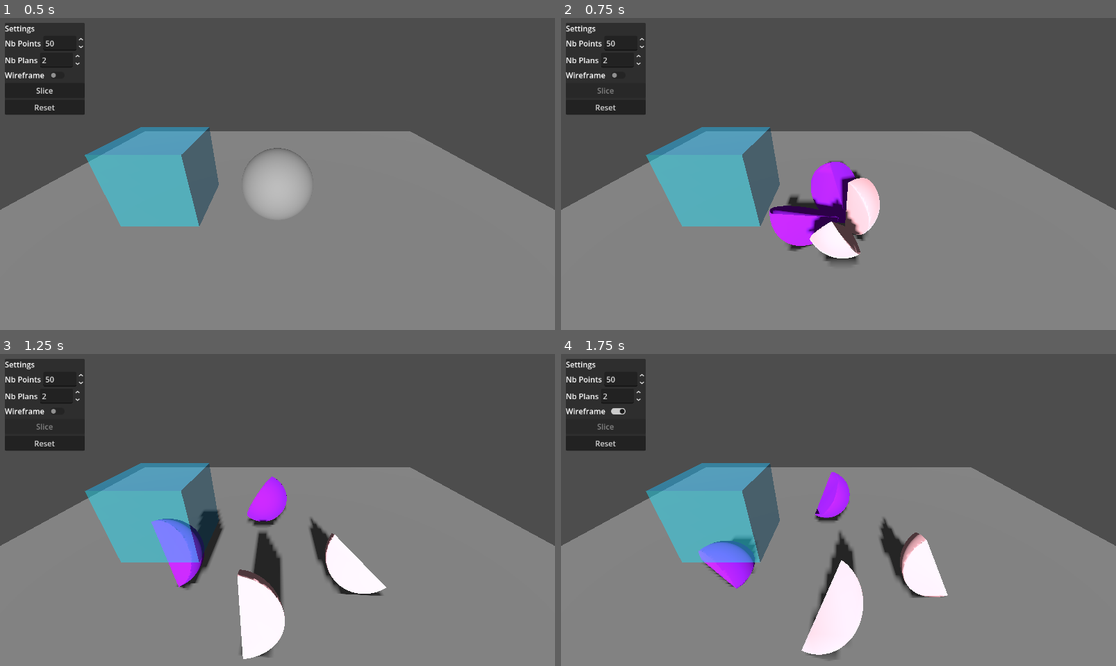
Above: before the commit, frames 1-4 (two rows, left to right).
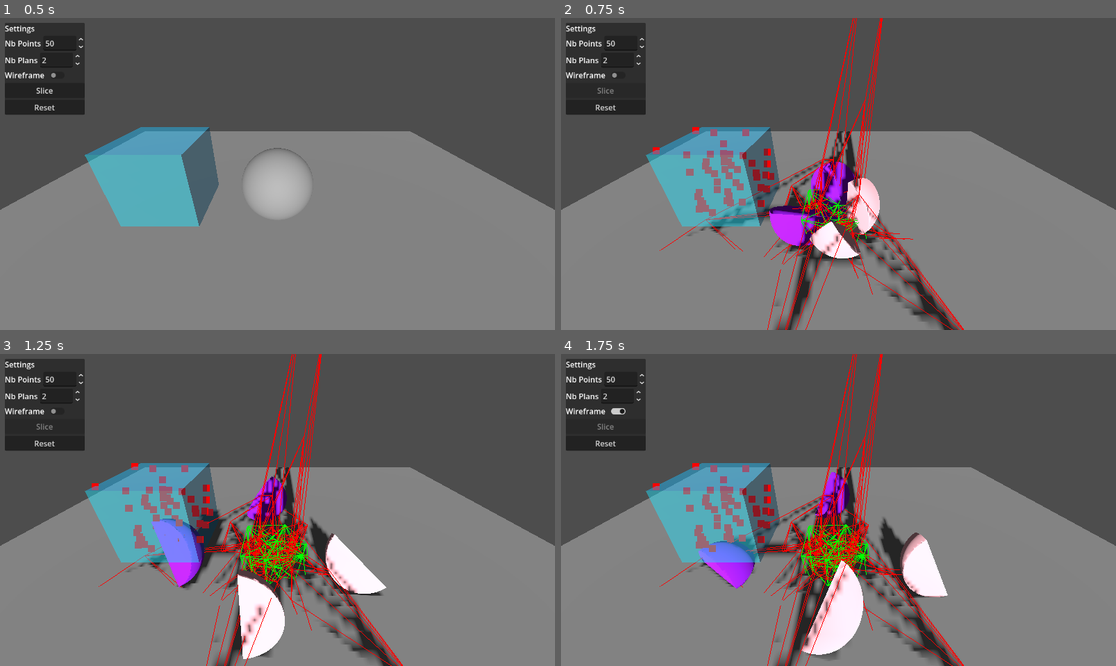
Above: after the commit, the same moments.

Repository: Rashnain/TER-2026
Game: Godot game, scene res://scenes/test.tscn
Two runs of this game, one before a commit and one after it. Both use one fixed random seed, a clock stepped at 60 frames per second and the inputs below.
Inputs (mouse positions are in pixels of both pictures, inside the frame that each line leads up to):
- Up to frame 1 (0.5 s): no input
- Up to frame 2 (0.75 s): click "Slice" at 0.5 s
- Up to frame 3 (1.25 s): no input
- Up to frame 4 (1.75 s): click (616, 410) at 1.25 s

Frame 1 is identical in both runs. In frame 2, 6.9% of the frame differs, in the area x 16-73%, y 0-100%; in frame 3, 7.6%; in frame 4, 8.4%.

Commit message:
Add fracture algorithm for voronoi diagram

Diff:
--- a/projet/ter/scripts/slicer.gd
+++ b/projet/ter/scripts/slicer.gd
@@ -13,7 +13,7 @@
 @onready var depth_spin: SpinBox = %DepthSpinBox
 
 var original_mesh_instance: MeshInstance3D
-var bowyer_watson: BowyerWatson3D
+var voronoi_fracture: VoronoiFracture
 var tetrahedralization_debug_mesh: Node3D
 var voronoi_diagram_debug_mesh: Node3D
 
@@ -192,11 +192,11 @@
 		points_node.add_child(new_point)
 
 func show_tetrahedralization(points: PackedVector3Array):
-	bowyer_watson.bowyer_watson(points)
-	bowyer_watson.compute_voronoi_diagram()
-	tetrahedralization_debug_mesh = bowyer_watson.create_debug_mesh()
+	voronoi_fracture.bowyer_watson(points)
+	voronoi_fracture.compute_voronoi_diagram()
+	tetrahedralization_debug_mesh = voronoi_fracture.create_debug_mesh()
 	add_child(tetrahedralization_debug_mesh)
-	voronoi_diagram_debug_mesh = bowyer_watson.create_debug_voronoi_mesh()
+	voronoi_diagram_debug_mesh = voronoi_fracture.create_debug_voronoi_mesh()
 	add_child(voronoi_diagram_debug_mesh)
 
 # pick two points and return a plane
@@ -209,8 +209,8 @@
 	return Plane.PLANE_XZ
 
 func _ready():
-	#bowyer_watson = BowyerWatson3D.new()
-	#add_child(bowyer_watson)
+	voronoi_fracture = VoronoiFracture.new()
+	add_child(voronoi_fracture)
 	original_mesh_instance = mesh_to_cut.get_node("MeshInstance3D")
 	var polygon := [Vector2(0.6, 1), Vector2(0.2, 1), Vector2(0.4, 0.6), Vector2(0.0, 0.6), Vector2(0.6, 0.2), Vector2(0.2, 0.2)]
 	var clip_polygon := [Vector2(0.4, 0.4), Vector2(0.4, 0.0), Vector2(0.8, 0.2)]
@@ -229,8 +229,8 @@
 	aabb_node.mesh.size = aabb.size
 	var voronoi_points: PackedVector3Array = []
 	sample_aabb(voronoi_points, nb_points)
-	#show_points(voronoi_points)
-	#show_tetrahedralization(voronoi_points)
+	show_points(voronoi_points)
+	show_tetrahedralization(voronoi_points)
 	slice_object(original_mesh_instance, voronoi_points, depth)
 	slice_button.disabled = true
 
--- a/projet/ter/scripts/bowyer_watson.gd
+++ b/projet/ter/scripts/voronoi_fracture.gd
@@ -1,6 +1,6 @@
 extends Node3D
 
-class_name BowyerWatson3D
+class_name VoronoiFracture
 
 class Edge:
 	var a: int
@@ -67,6 +67,7 @@
 
 		circumradius = (circumcenter - v0).length()
 
+const EPSILON := 1e-6
 
 var points: PackedVector3Array = []
 var tetrahedralization: Array[Tetrahedron] = []
@@ -282,6 +283,118 @@
 		voronoi_cells[a].append(voronoi_faces[key])
 		voronoi_cells[b].append(voronoi_faces[key])
 
+#========================= VORONOI FRACTURE ==============================
+
+static func _extract_triangles(mesh: ArrayMesh) -> Array[PackedVector3Array]:
+	var result: Array[PackedVector3Array] = []
+	for surface in mesh.get_surface_count():
+		if mesh.surface_get_primitive_type(surface) != Mesh.PRIMITIVE_TRIANGLES:
+			continue
+		var arrays := mesh.surface_get_arrays(surface)
+		var vertices: PackedVector3Array = arrays[Mesh.ARRAY_VERTEX]
+		var triangle_indices = arrays[Mesh.ARRAY_INDEX]
+
+		if triangle_indices == null or triangle_indices.is_empty():
+			#Case when triangles are unindexed
+			var i: int = 0
+			while i + 2 < vertices.size():
+				var triangle := PackedVector3Array([vertices[i], vertices[i+1], vertices[i+2]])
+				result.append(triangle)
+				i += 3
+		else:
+			var j: int = 0
+			while j + 2 < triangle_indices.size():
+				var triangle := PackedVector3Array([
+					vertices[triangle_indices[j]],
+					vertices[triangle_indices[j+1]],
+					vertices[triangle_indices[j+2]]
+				])
+				result.append(triangle)
+				j += 3
+	return result
+
+static func _build_cutting_plane(triangle: PackedVector3Array) -> Dictionary:
+	var v0: Vector3 = triangle[0]
+	var v1: Vector3 = triangle[1]
+	var v2: Vector3 = triangle[2]
+	var n: Vector3 = (v1 - v0).cross(v2 - v0)
+	n = n.normalized()
+	return {"point": v0, "normal": n}
+
+static func _aabb_of_voronoi_cell(cell_faces: Array) -> AABB:
+	var aabb := AABB()
+	var first := true
+	for face in cell_faces:
+		for v: Vector3 in face:
+			if first:
+				aabb = AABB(v, Vector3.ZERO)
+				first = false
+			else:
+				aabb = aabb.expand(v)
+	return aabb.grow(EPSILON) #Expand slightly the bounding box for overlapping errors
+
+static func _aabb_intersects_triangle(aabb: AABB, triangle: PackedVector3Array) -> bool:
+	var triangle_min := triangle[0].min(triangle[1]).min(triangle[2])
+	var triangle_max := triangle[0].max(triangle[1]).max(triangle[2])
+	var triangle_aabb := AABB(triangle_min, triangle_max - triangle_min)
+	return aabb.intersects(triangle_aabb)
+
+static func _triangulate_polygon(poly: PackedVector3Array) -> Array:
+	var triangles: Array = []
+	var count: int = poly.size()
+	if count < 3:
+		return triangles
+	var v0: Vector3 = poly[0]
+	for i in range(1, count - 1):
+		triangles.append(PackedVector3Array([v0, poly[i], poly[i + 1]]))
+	return triangles
+
+static func _poly_normal(poly: PackedVector3Array) -> Vector3:
+	var n := Vector3.ZERO
+	var count: int = poly.size()
+	for i in count:
+		var cur: Vector3  = poly[i]
+		var next: Vector3 = poly[(i + 1) % count]
+		n.x += (cur.y - next.y) * (cur.z + next.z)
+		n.y += (cur.z - next.z) * (cur.x + next.x)
+		n.z += (cur.x - next.x) * (cur.y + next.y)
+	var norm: float = n.length()
+	if norm < EPSILON:
+		return Vector3.UP
+	return n / norm
+
+func fracture(mesh: ArrayMesh, cells: Dictionary) -> Array:
+	var triangles: Array[PackedVector3Array] = _extract_triangles(mesh)
+	var results: Array[ArrayMesh] = []
+
+	for key: int in cells.keys():
+		var seed: Vector3 = points[key]
+		var cell_faces_by_indices: Array = cells[key]
+		var cell_faces: Array = []
+		for face_by_indices: Array[int] in cell_faces_by_indices:
+			var face: PackedVector3Array = []
+			for ti in face_by_indices:
+				face.append(voronoi_vertices[ti])
+			cell_faces.append(face)
+
+
+		# AABB of this cell for fast triangle rejection
+		var cell_aabb := _aabb_of_voronoi_cell(cell_faces)
+
+		for triangle in triangles:
+			# Fast reject: skip triangles whose AABB doesn't touch the cell AABB
+			if not _aabb_intersects_triangle(cell_aabb, triangle):
+				continue
+
+			var cutting_plane = _build_cutting_plane(triangle)
+
+			for fi in range(cell_faces.size()):
+				var face: PackedVector3Array = cell_faces[fi]
+				var clipped_face = Geometry3D.clip_polygon(face, -cutting_plane)
+				cell_faces[fi] = clipped_face
+
+	return results
+
 #========================= DEBUG FUNCTIONS ===============================
 
 func create_debug_mesh() -> MeshInstance3D:
Renamed: projet/ter/scripts/bowyer_watson.gd.uid -> projet/ter/scripts/voronoi_fracture.gd.uid
